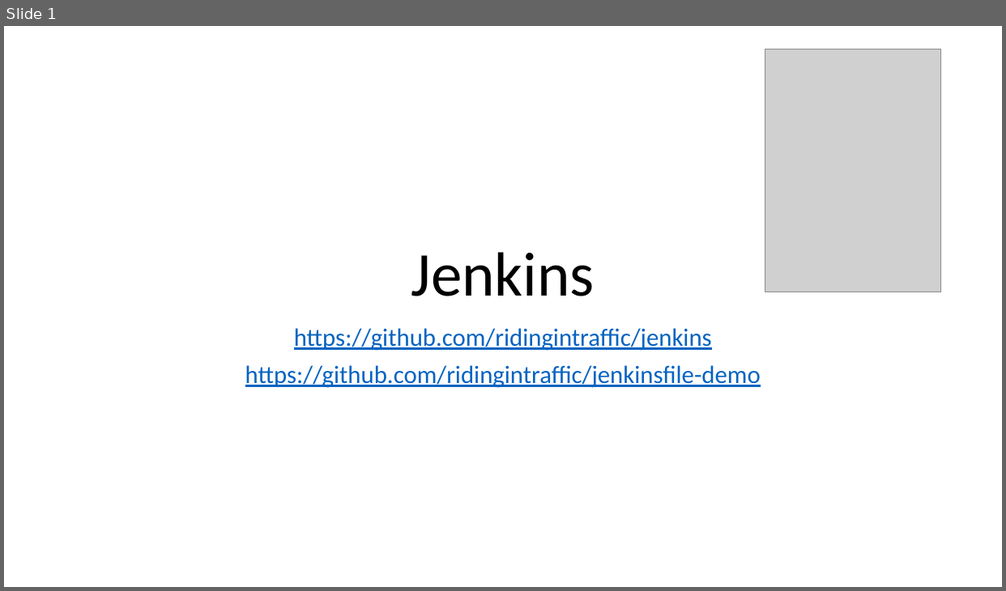
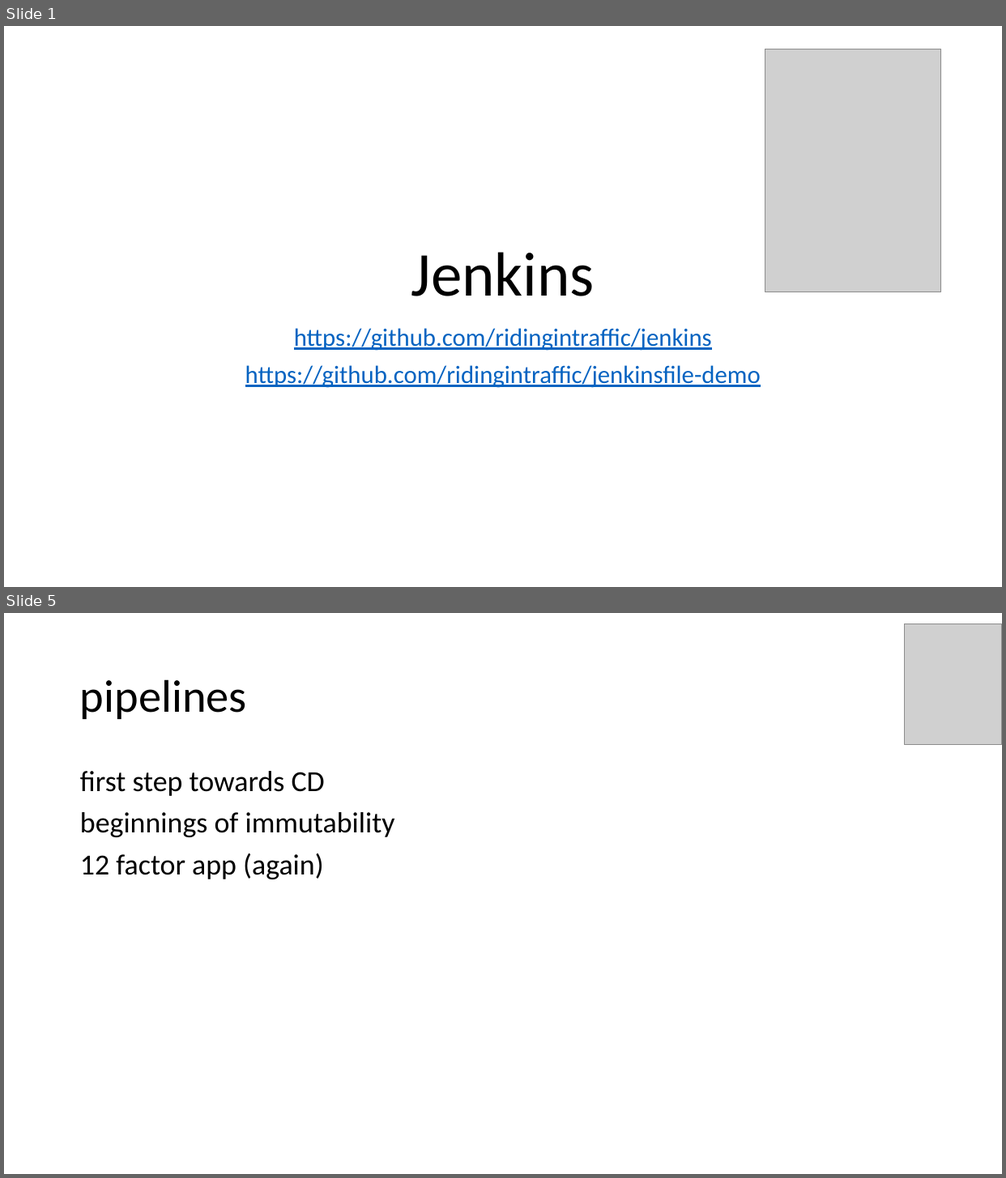
Before and after one commit to ridingintraffic/jenkins, a slide deck: jenkins.pptx. Shown one above the other, each under a label of ours: slide 1 before the commit, slides 1 and 5 after it; the slides between them are not shown. The pictures are 1006x591 and 1006x1178 pixels, drawn with LibreOffice and Linux fonts; fonts in the diff are those of the drawing; grey boxes stand for pictures. Boxes give left, top, right and bottom in pixels: in the first picture for what was removed or moved away, otherwise in the second. Text is boxed around its words. In the diff, an @@ line names an element or a change of style, - is before the commit and + after.

```diff
--- a/jenkins.pptx
+++ b/jenkins.pptx
@@ slide 5 added at [4,613,1002,1174], background #FFFFFF @@
@@ picture added at [905,624,1002,745] @@
@@ title added at [80,679,247,719], 44 pt, text #000000 @@
+pipelines
@@ text added at [80,771,395,879], 28 pt, text #000000 @@
+first step towards CD
+beginnings of immutability
+12 factor app (again)
```
Also in this commit, not shown: 1 slide changed, 9 other slides added, 1 other file.
